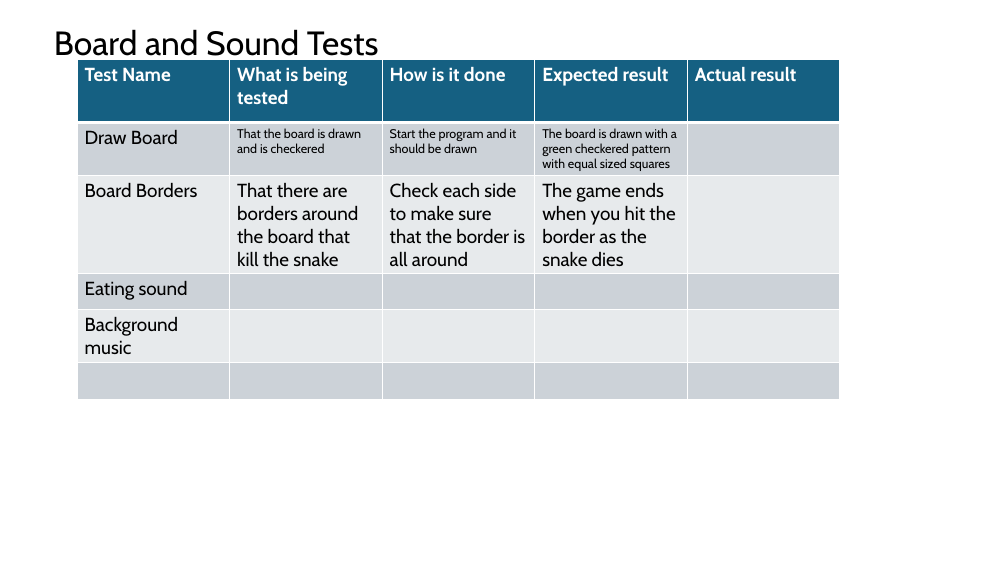
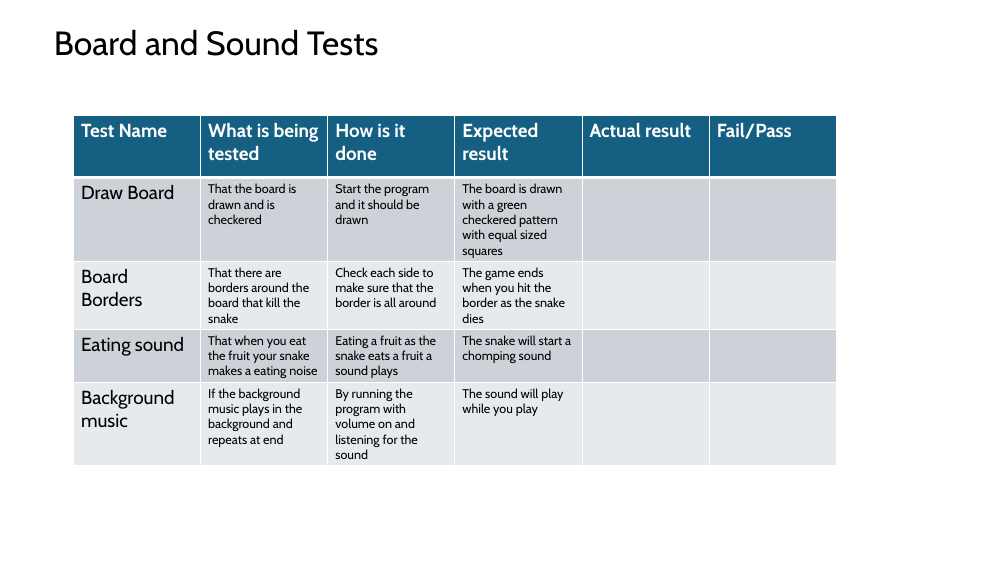
Before and after one commit to Tyl37S/SnakeGame, a slide deck: slide 4 of Testplan.pptx. Drawn at 1008x567 pixels with LibreOffice and Linux fonts; fonts in the diff are those of the drawing. Boxes give left, top, right and bottom in pixels: in the first picture for what was removed or moved away, otherwise in the second. Text is boxed around its words. In the diff, an @@ line names an element or a change of style, - is before the commit and + after.

Commit message:
added to powerpoint

```diff
--- a/Testplan.pptx
+++ b/Testplan.pptx
@@ table at [73, 115, 836, 480] @@
-Test Name | What is being tested | How is it done | Expected result | Actual result
-Draw Board | That the board is drawn and is checkered | Start the program and it should be drawn | The board is drawn with a green checkered pattern with equal sized squares | 
-Board Borders | That there are borders around the board that kill the snake | Check each side to make sure that the border is all around | The game ends when you hit the border as the snake dies | 
-Eating sound |  |  |  | 
-Background music |  |  |  | 
- |  |  |  | 
+Test Name | What is being tested | How is it done | Expected result | Actual result | Fail/Pass
+Draw Board | That the board is drawn and is checkered | Start the program and it should be drawn | The board is drawn with a green checkered pattern with equal sized squares |  | 
+Board Borders | That there are borders around the board that kill the snake | Check each side to make sure that the border is all around | The game ends when you hit the border as the snake dies |  | 
+Eating sound | That when you eat the fruit your snake makes a eating noise | Eating a fruit as the snake eats a fruit a sound plays | The snake will start a chomping sound |  | 
+Background music | If the background music plays in the background and repeats at end | By running the program with volume on and listening for the sound | The sound will play while you play |  | 
@@ table: place and size @@
-table at [77, 60, 841, 399]
+table at [73, 115, 836, 480]
```
Also in this commit, not shown: 1 other file.
